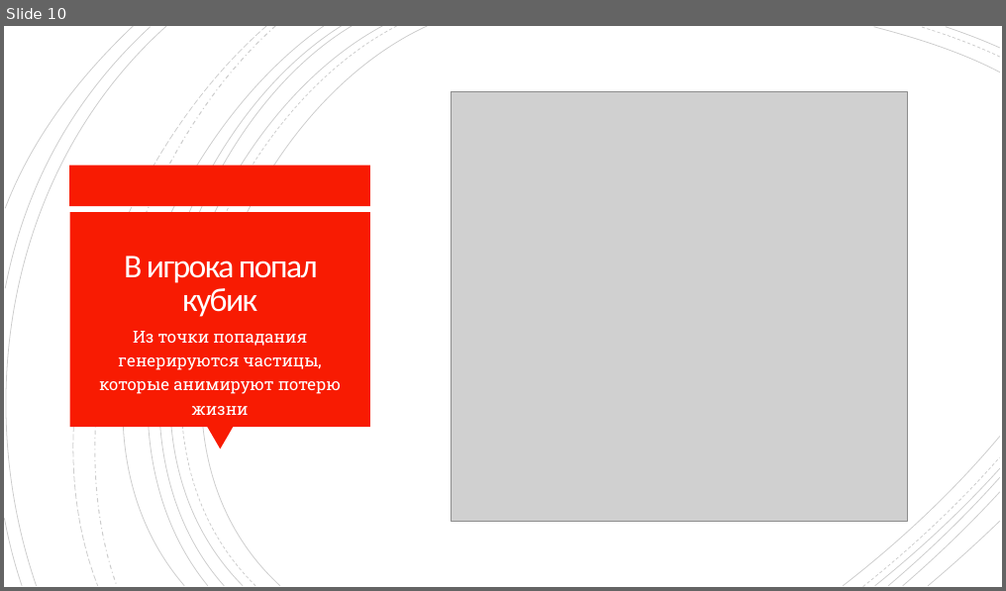
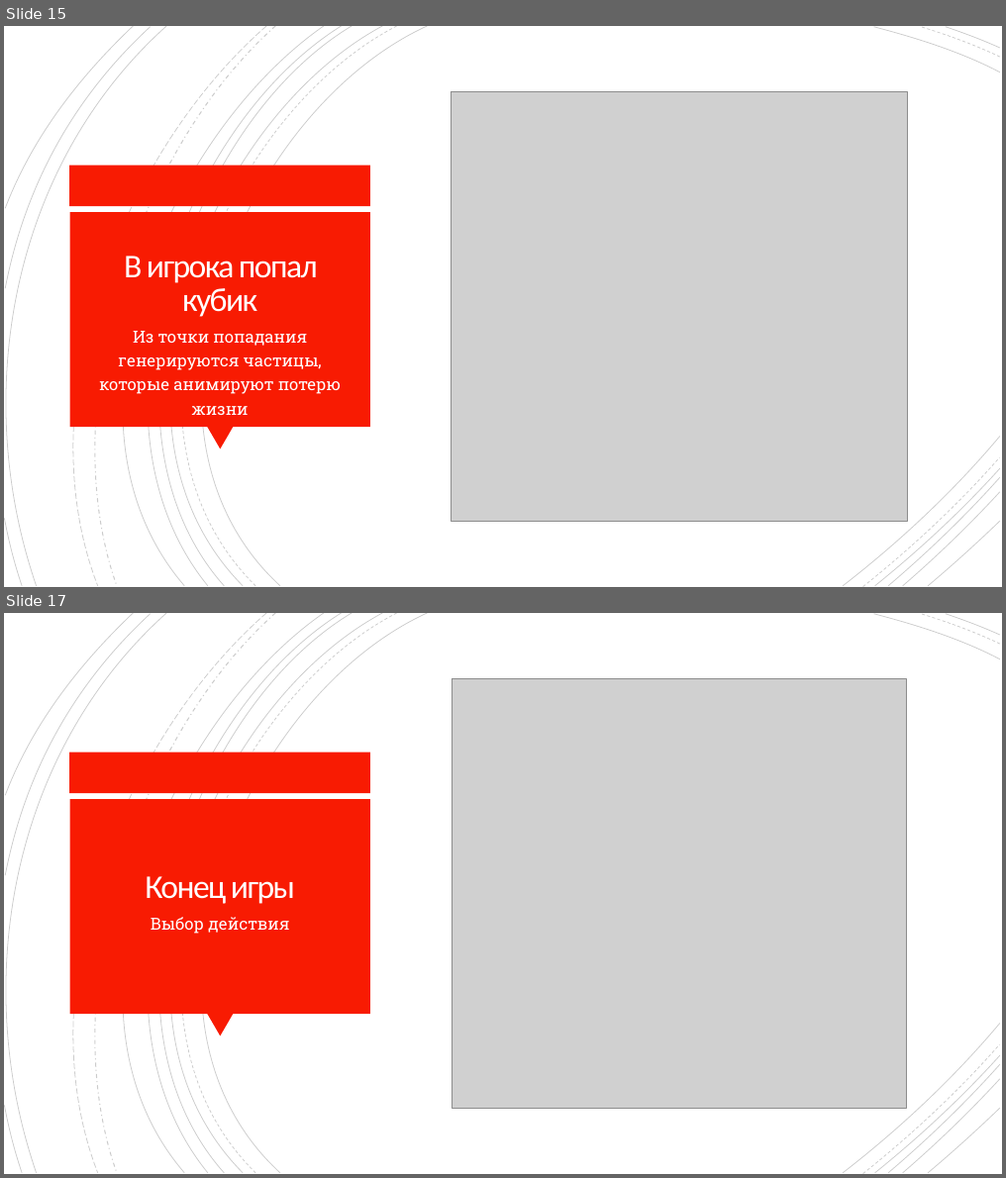
Before and after one commit to Shubarin/pygame-box, a slide deck: Documentation/presentation.pptx. Shown one above the other, each under a label of ours: slide 10 before the commit, slides 15 and 17 after it; the slides between them are not shown. The pictures are 1006x591 and 1006x1178 pixels, drawn with LibreOffice and Linux fonts; fonts in the diff are those of the drawing; grey boxes stand for pictures. Boxes give left, top, right and bottom in pixels: in the first picture for what was removed or moved away, otherwise in the second. Text is boxed around its words. In the diff, an @@ line names an element or a change of style, - is before the commit and + after.

```diff
--- a/Documentation/presentation.pptx
+++ b/Documentation/presentation.pptx
@@ slide 17 added at (4, 613, 1002, 1174), background #FFFFFF; not listed: 24 template elements that a slide beside it also shows @@
@@ picture added at (452, 679, 906, 1109) @@
@@ title added at (145, 876, 295, 904), 32 pt, text #FFFEFF @@
+Конец игры
@@ text added at (151, 917, 289, 934), 16 pt, text #FFFEFF @@
+Выбор действия
@@ what was slide 10 is now slide 15 @@
```
Also in this commit, not shown: 6 other slides added, 3 other files.
